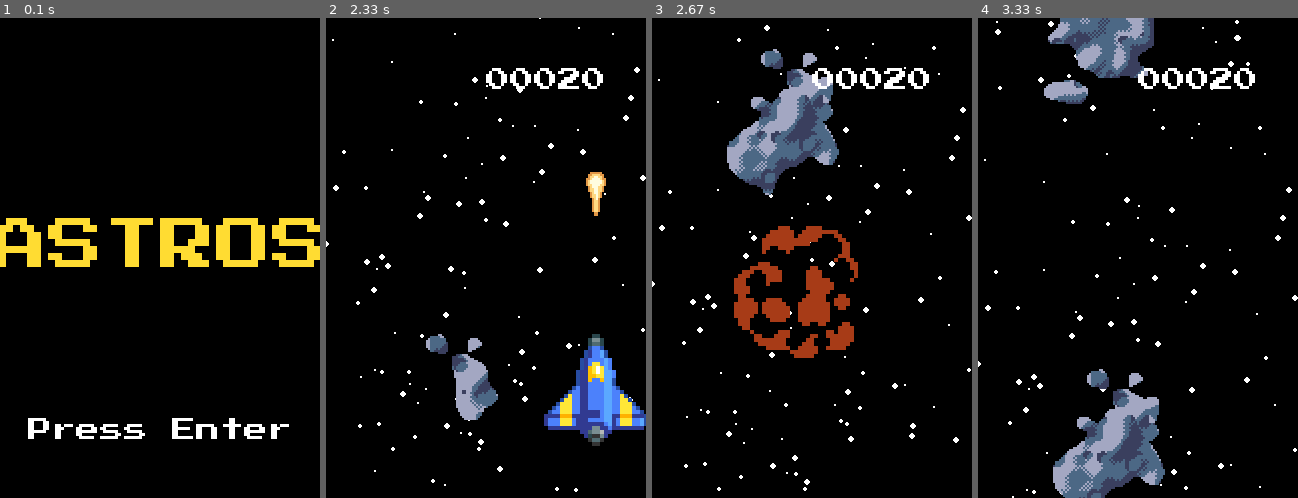
Above: before the commit, frames 1-4 (left to right).
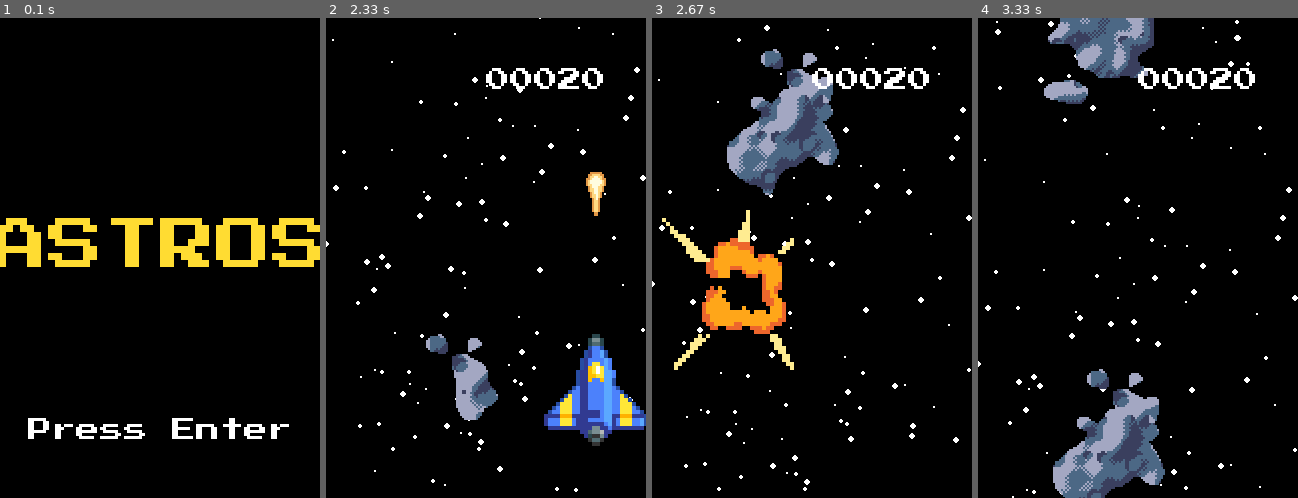
Above: after the commit, the same moments.

Repository: isGoodSoup/astros
Game: pygame game, started from main.py
Same seed, same stepped clock (60 frames per second), same inputs: the game is played once before the commit and once after it.
Inputs:
- Up to frame 1 (0.1 s): no input
- Up to frame 2 (2.33 s): tap Enter at 0.33 s; tap Space at 0.67, 1.07, 1.37, 1.57, 1.9, 2.2 s; hold Right 1-1.47 s; hold Up 1.5-1.8 s; hold Right 1.83-2.3 s
- Up to frame 3 (2.67 s): hold Left from 2.33 s (still down); tap Space at 2.4 s
- Up to frame 4 (3.33 s): tap Space at 2.7 s; release Left at 2.87 s

Frames 1-2 are identical in both runs. In frame 3, 7.2% of the frame differs, in the area x 3-65%, y 40-74%; in frame 4, nothing differs.

Commit message:
fix: wrong hitbox usage

Diff:
--- a/asteroid.py
+++ b/asteroid.py
@@ -14,7 +14,7 @@
         self.rect = self.image.get_rect()
         self.rect.x = random.randint(0, screen_width - self.rect.width)
         self.rect.y = random.randint(min_y, max_y)
-        self.hitbox = self.rect.copy()
+        self.hitbox = self.rect.inflate(self.rect.width * -0.6,self.rect.height * -0.6)
         self.speed = speed
 
     @override
@@ -22,4 +22,4 @@
         self.rect.y += self.speed
         if self.rect.top > pygame.display.get_surface().get_height():
             self.kill()
-        self.hitbox.topleft = self.rect.topleft
+        self.hitbox.center = self.rect.center
--- a/main.py
+++ b/main.py
@@ -249,7 +249,7 @@
                     self.ship.update_position(self.ship_x, self.ship_y)
                 asteroid_hit = pg.sprite.spritecollideany(self.ship, self.asteroids,  # type: ignore
                                                         collided=lambda s, m:
-                                                            s.hitbox.colliderect(m.rect))
+                                                            s.hitbox.colliderect(m.hitbox))
                 if asteroid_hit and not self.game_over:
                     frame = self.frame_explode[0]
                     explosion_x = self.ship_x + img.get_width() // 2 - frame.get_width() // 2
